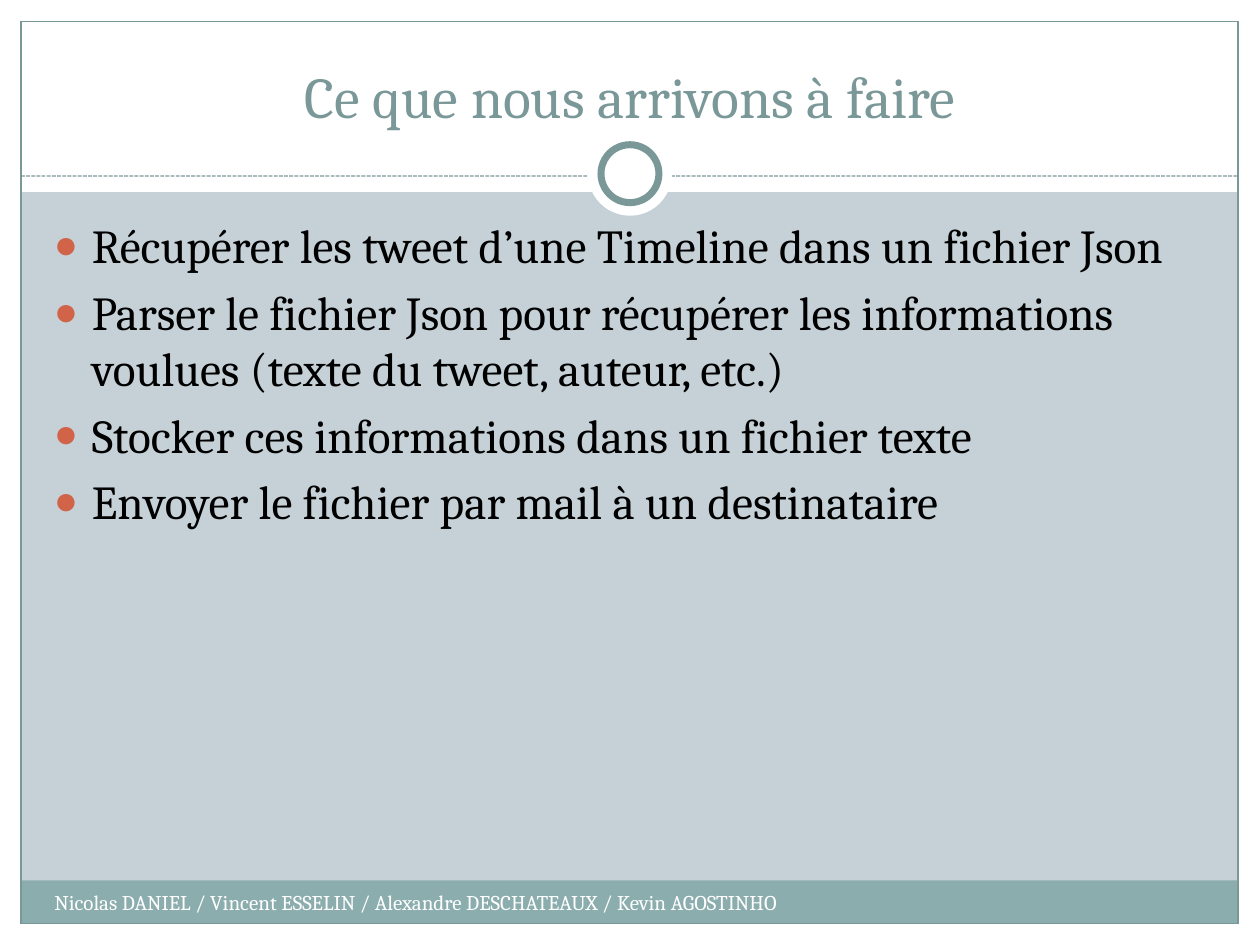
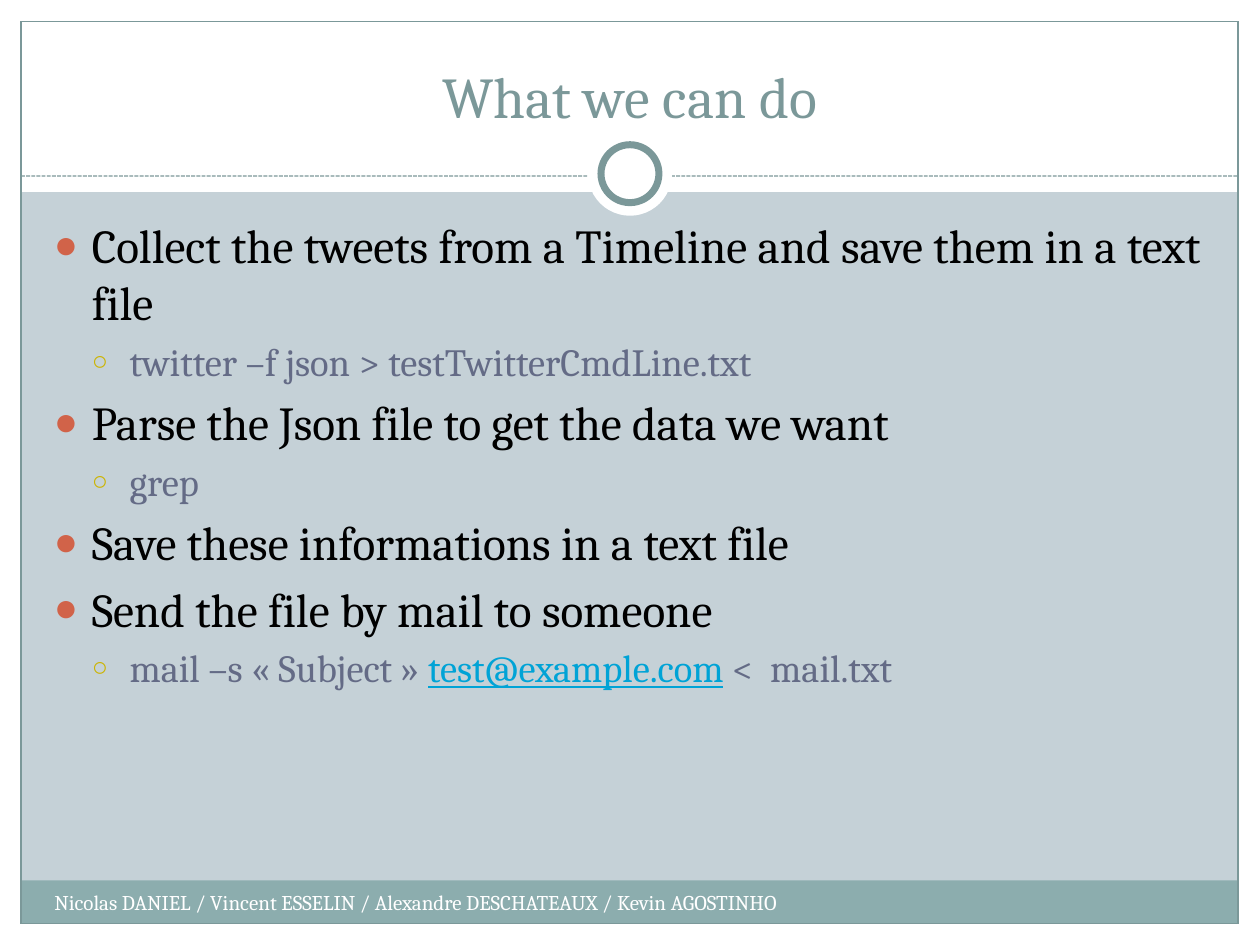
Before and after one commit to kiago/isepse2014, a slide deck: slide 3 of esselin.vincent/PPT Projet 2.pptx. Drawn at 1260x945 pixels with LibreOffice and Linux fonts; fonts in the diff are those of the drawing. Boxes give left, top, right and bottom in pixels: in the first picture for what was removed or moved away, otherwise in the second. Text is boxed around its words. In the diff, an @@ line names an element or a change of style, - is before the commit and + after.

```diff
--- a/esselin.vincent/PPT Projet 2.pptx
+++ b/esselin.vincent/PPT Projet 2.pptx
@@ title at <box>442,78,817,119</box>: text changed @@
-Ce que nous arrivons à faire
+What we can do
@@ text at <box>92,229,1200,690</box>: text changed @@
-● Récupérer les tweet d’une Timeline dans un fichier Json
-● Parser le fichier Json pour récupérer les informations voulues (texte du tweet, auteur, etc.)
-● Stocker ces informations dans un fichier texte
-● Envoyer le fichier par mail à un destinataire
+● Collect the tweets from a Timeline and save them in a text file
+  ○ twitter –f json > testTwitterCmdLine.txt
+● Parse the Json file to get the data we want
+  ○ grep
+● Save these informations in a text file
+● Send the file by mail to someone
+  ○ mail –s « Subject » test@example.com < mail.txt
```
Also in this commit, not shown: 3 other slides changed.
